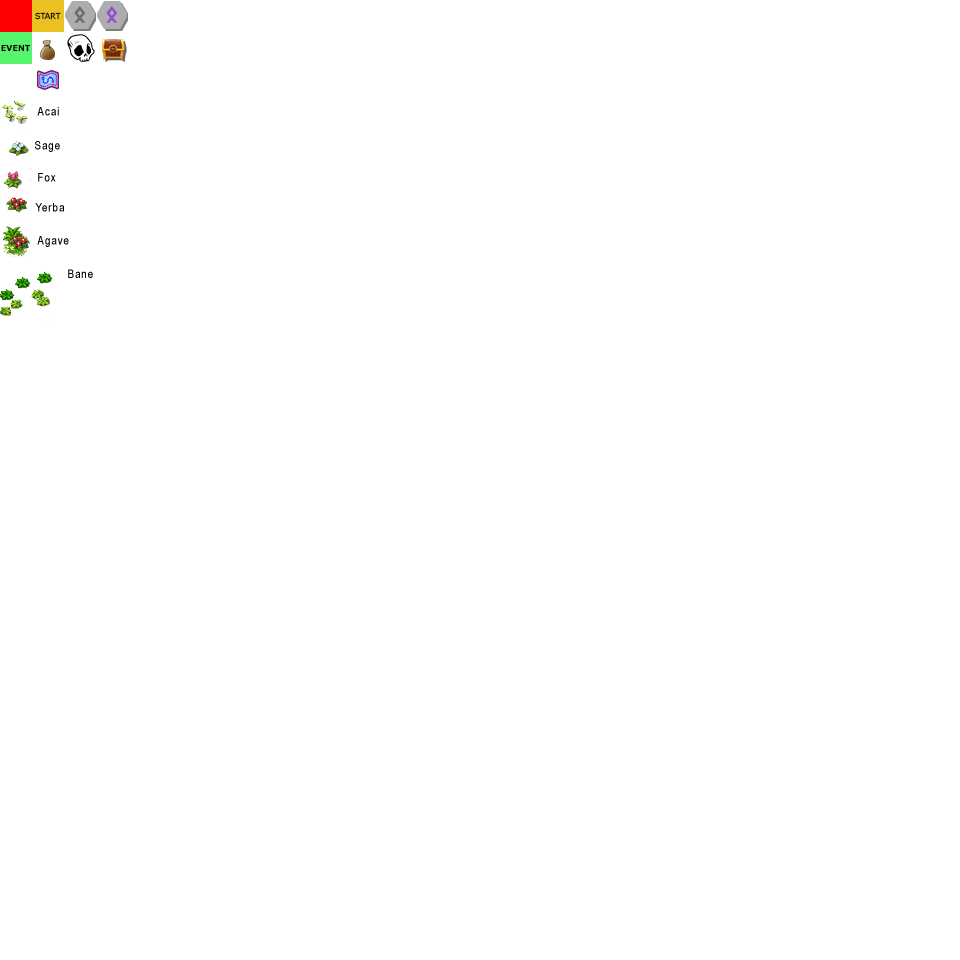
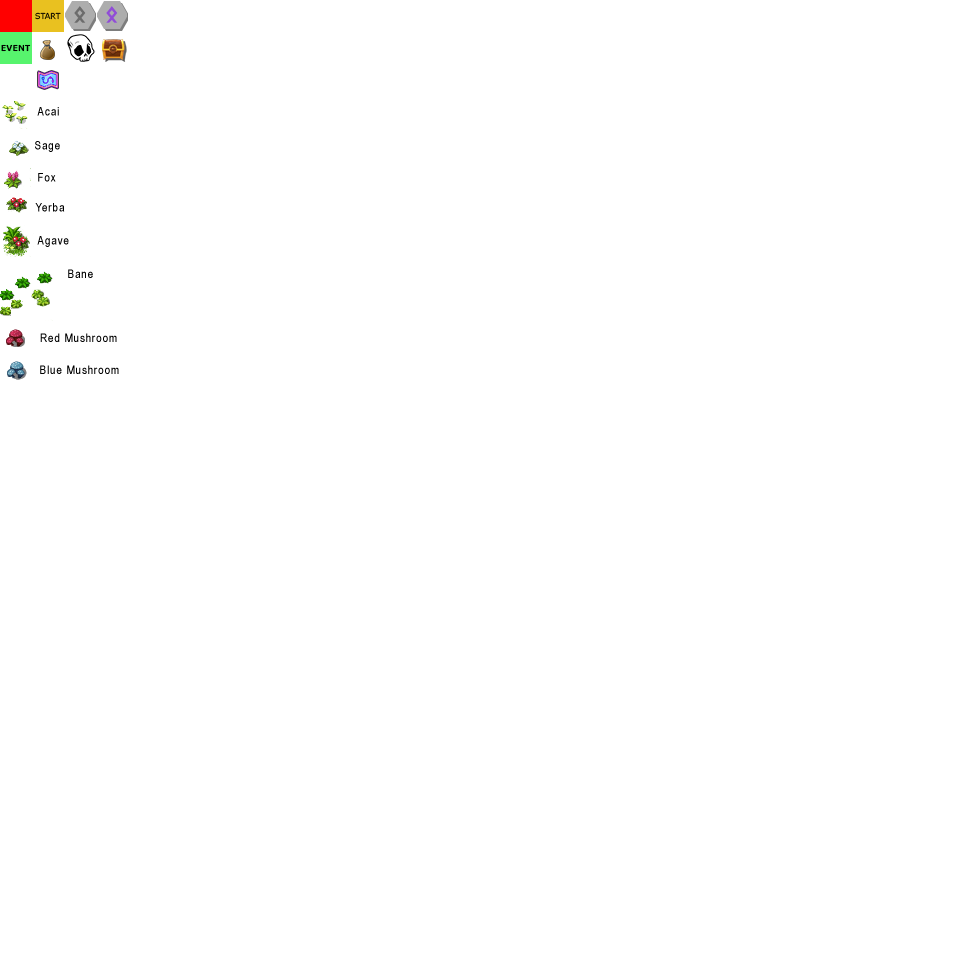
Layered file, before and after one edit (960px x 960px). Changes by layer:
added layer "Blue Mushroom" above "Icons" over [40,365,119,374]
painted on "Icons" over [7,361,27,380]
added layer "Layer 2" above "Red Mushroom" over [6,329,25,347]
added layer "Red Mushroom" above "Agave" over [40,333,117,342]
